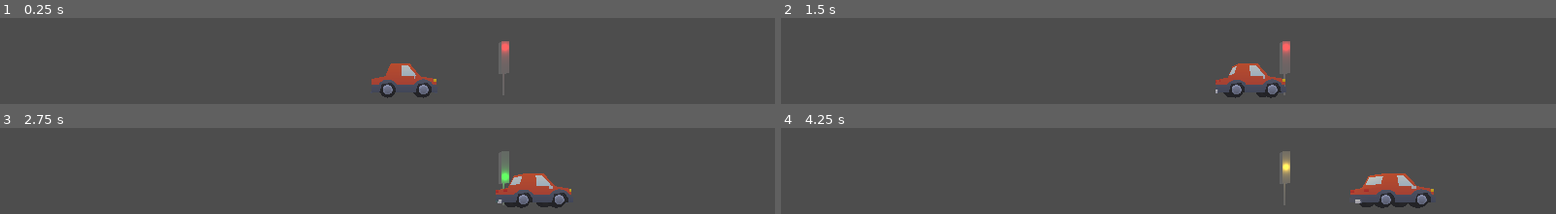
Above: before the commit, frames 1-4 (two rows, left to right).
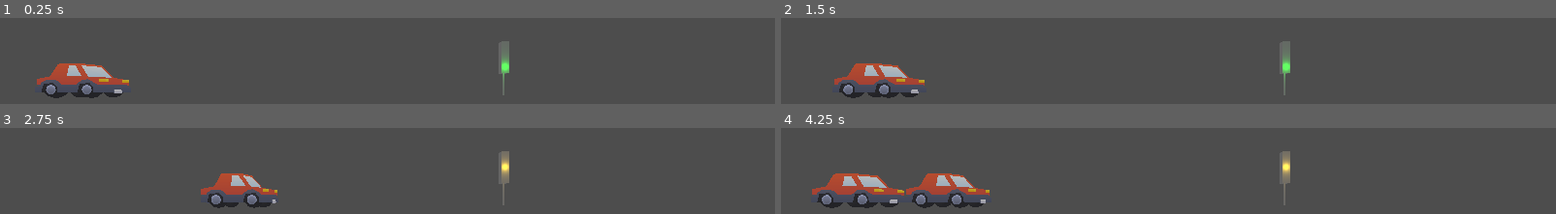
Above: after the commit, the same moments.

Repository: Fs1ooz/I_TrafficLight
Game: Godot game, scene res://Scenes/world.tscn
The game is run twice, just before and just after one commit, with the same random seed, the same clock (stepped at 60 frames per second) and the same inputs.
Inputs:
- Up to frame 1 (0.25 s): no input
- Up to frame 2 (1.5 s): hold Down (ui_down) from 1.28 s (still down)
- Up to frame 3 (2.75 s): release Down (ui_down) at 2.03 s
- Up to frame 4 (4.25 s): hold Down (ui_down) from 3.53 s (still down)

The runs differ from the first frame. In frame 1, 4.7% of the frame differs, in the area x 4-66%, y 26-94%; in frame 2, 4.9%; in frame 3, 4.6%; in frame 4, 7.5%, in the area x 4-85%, y 52-94%.

Commit message:
zio mela

Diff:
--- a/Scenes/macchina_3d.tscn
+++ b/Scenes/macchina_3d.tscn
@@ -185,7 +185,6 @@
 [sub_resource type="SphereShape3D" id="SphereShape3D_fk50m"]
 
 [node name="Sedan3D" type="CharacterBody3D"]
-transform = Transform3D(-1, 0, 8.74228e-08, 0, 1, 0, -8.74228e-08, 0, -1, 0, 0, 0)
 script = ExtResource("1_fk50m")
 
 [node name="CollisionShape3D2" type="CollisionShape3D" parent="."]
--- a/Scenes/world.tscn
+++ b/Scenes/world.tscn
@@ -1,8 +1,9 @@
-[gd_scene load_steps=5 format=3 uid="uid://biawlloxcii7l"]
+[gd_scene load_steps=6 format=3 uid="uid://biawlloxcii7l"]
 
 [ext_resource type="Script" uid="uid://u04y2f8y3bkg" path="res://Script/world.gd" id="1_go701"]
 [ext_resource type="PackedScene" uid="uid://ck5kqqngwpxwe" path="res://Scenes/macchina_3d.tscn" id="2_5a7ea"]
 [ext_resource type="PackedScene" uid="uid://ud62vixst0na" path="res://Scenes/semaforo_3d.tscn" id="3_5a7ea"]
+[ext_resource type="Script" uid="uid://0ewggv54vrmd" path="res://Script/vehicles_spawner.gd" id="4_8j60k"]
 
 [sub_resource type="Environment" id="Environment_5a7ea"]
 background_mode = 2
@@ -10,13 +11,18 @@
 
 [node name="World" type="Node3D" node_paths=PackedStringArray("raycast")]
 script = ExtResource("1_go701")
-raycast = NodePath("Infrarossi3D")
+raycast = NodePath("Infrared3D")
 
-[node name="Macchina3D" parent="." instance=ExtResource("2_5a7ea")]
+[node name="VehiclesSpawner" type="Node3D" parent="."]
+script = ExtResource("4_8j60k")
+
+[node name="TrafficLight3D" parent="." groups=["Traffic Lights"] instance=ExtResource("3_5a7ea")]
+transform = Transform3D(-4.37114e-08, 0, -1, 0, 1, 0, 1, 0, -4.37114e-08, 3.35159, 0, 5.86465)
+
+[node name="Car3D" parent="." groups=["Vehicles"] instance=ExtResource("2_5a7ea")]
 transform = Transform3D(1, 0, 0, 0, 1, 0, 0, 0, 1, -0.0925474, 0, 0.0561986)
-speed = 2.0
 
-[node name="Infrarossi3D" type="RayCast3D" parent="."]
+[node name="Infrared3D" type="RayCast3D" parent="."]
 transform = Transform3D(1, 0, 0, 0, -4.37114e-08, -1, 0, 1, -4.37114e-08, 2.03, 0.12, 5.695)
 target_position = Vector3(0, -8.315, 0)
 
@@ -25,6 +31,3 @@
 
 [node name="Camera3D" type="Camera3D" parent="."]
 transform = Transform3D(-4.37114e-08, 0, -1, 0, 1, 0, 1, 0, -4.37114e-08, -11.1435, 0.184149, -0.110788)
-
-[node name="Semaforo3D" parent="." instance=ExtResource("3_5a7ea")]
-transform = Transform3D(-4.37114e-08, 0, -1, 0, 1, 0, 1, 0, -4.37114e-08, 3.35159, 0, 5.86465)
--- a/Script/Macchina.gd
+++ b/Script/Macchina.gd
@@ -1,7 +1,66 @@
 extends CharacterBody3D
 
-@export var speed: float = 1.5
+@export var speed: float = 5.0
+@export var slow_speed: float = 0.2
+@export var stop_threshold: float = 5.0
+@export var car_stop_distance: float = 2.0  # distanza minima dalle altre auto
+
+@onready var traffic_lights: Array = get_tree().get_nodes_in_group("Traffic Lights")
+@onready var starting_position: float = -12
+@onready var vehicles: Array = get_tree().get_nodes_in_group("Vehicles")  # gruppo per tutte le auto
+
+func _input(_event: InputEvent) -> void:
+	if Input.is_action_just_pressed("ui_down"):
+		global_position.z = starting_position
+
+func _ready() -> void:
+	global_position.z = starting_position
 
 func _physics_process(delta: float) -> void:
-	velocity = speed * Vector3.BACK
+	var should_stop = false
+
+	for vehicle in vehicles:
+		if vehicle == self:
+			continue  # ignora la macchina stessa
+		var distance_z = abs(global_position.z - vehicle.global_position.z)
+		var distance_x = abs(global_position.x - vehicle.global_position.x)
+		if distance_x < 1.0 and distance_z < car_stop_distance:
+			should_stop = true
+			break
+
+
+	if should_stop:
+		# Rallenta o ferma la macchina
+		velocity = velocity.lerp(Vector3.ZERO, delta * 4.0)
+	else:
+		# Altrimenti rispetta il semaforo
+		var traffic_action = get_traffic_action()
+		match traffic_action:
+			"stop":
+				if velocity != Vector3.ZERO:
+					velocity = velocity.lerp(Vector3.ZERO, delta * 4.0)
+			"slow":
+				velocity = velocity.lerp(slow_speed * Vector3.BACK, delta * 3.0)
+			"go":
+				velocity = velocity.lerp(speed * Vector3.BACK, delta)
+
 	move_and_slide()
+
+func get_traffic_action() -> String:
+	for traffic_light in traffic_lights:
+		if is_near_traffic_light(traffic_light):
+			match traffic_light.current_light:
+				"red":
+					return "stop"
+				"yellow":
+					return "slow"
+				"green":
+					return "go"
+	return "go"
+
+func is_near_traffic_light(traffic_light) -> bool:
+	if traffic_light.global_position.z <= global_position.z:
+		return false
+	var distance_x = abs(global_position.x - traffic_light.global_position.x)
+	var distance_z = abs(global_position.z - traffic_light.global_position.z)
+	return distance_x < stop_threshold and distance_z < stop_threshold
--- a/Script/Semaforo3D.gd
+++ b/Script/Semaforo3D.gd
@@ -4,11 +4,11 @@
 @export var yellow_light: OmniLight3D
 @export var green_light: OmniLight3D
 
-@export var red_time := 2.0
-@export var yellow_time := 1.0
+@export var red_time := 5.0
+@export var yellow_time := 3.0
 @export var green_time := 2.0
 
-var current_light := "red"
+var current_light := "green"
 
 func _ready():
 	update_lights()
@@ -28,8 +28,6 @@
 	update_lights()
 	start_cycle()
 
-
-
 func update_lights():
 	red_light.visible = current_light == "red"
 	yellow_light.visible = current_light == "yellow"
--- /dev/null
+++ b/Script/vehicles_spawner.gd
@@ -0,0 +1,22 @@
+extends Node3D
+
+var vehicle_scene_paths: Array = ["res://Scenes/macchina_3d.tscn"]
+var vehicles: Array = []
+
+func _ready() -> void:
+	_spawn_vehicle_timer()
+
+func _spawn_vehicle_timer() -> void:
+	# Crea il timer solo una volta!
+	var timer = get_tree().create_timer(4.0)
+	timer.timeout.connect(_on_spawn_vehicle)
+
+func _on_spawn_vehicle() -> void:
+	var path = vehicle_scene_paths[0]  # Se è solo uno, usa l'indice 0
+	var scene = load(path)
+	var instance = scene.instantiate()
+	get_parent().add_child(instance)
+	vehicles.append(instance)
+
+	# Ri-crea il timer per la prossima spawnata
+	_spawn_vehicle_timer()
--- a/Script/world.gd
+++ b/Script/world.gd
@@ -2,7 +2,7 @@
 @export var raycast: RayCast3D
 
 func _ready():
-   # Assicurati che il raycast sia configurato
+
 	if raycast:
 		raycast.enabled = true
 		raycast.debug_shape_thickness = 3
@@ -16,5 +16,3 @@
 		var collider = raycast.get_collider()
 		var collision_point = raycast.get_collision_point()
 		print("Colpito: ", collider.name, " a distanza: ", raycast.global_position.distance_to(collision_point))
-	else:
-		print("Nessuna collisione - raggio libero")
--- a/project.godot
+++ b/project.godot
@@ -15,6 +15,11 @@
 config/features=PackedStringArray("4.4", "GL Compatibility")
 config/icon="res://icon.svg"
 
+[global_group]
+
+"Traffic Lights"=""
+Vehicles=""
+
 [rendering]
 
 renderer/rendering_method="gl_compatibility"
Not shown: 1 places in Scenes/sedan_3d.tscn that only renumber resources
Not shown, added: Script/vehicles_spawner.gd.uid
